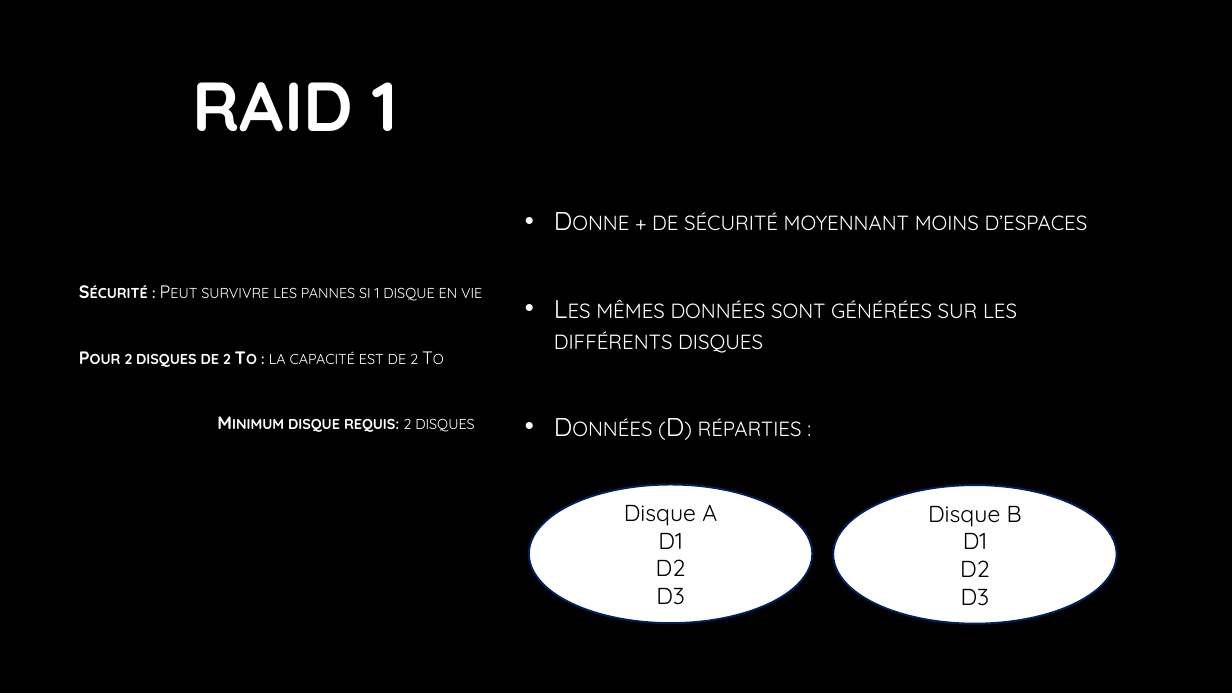
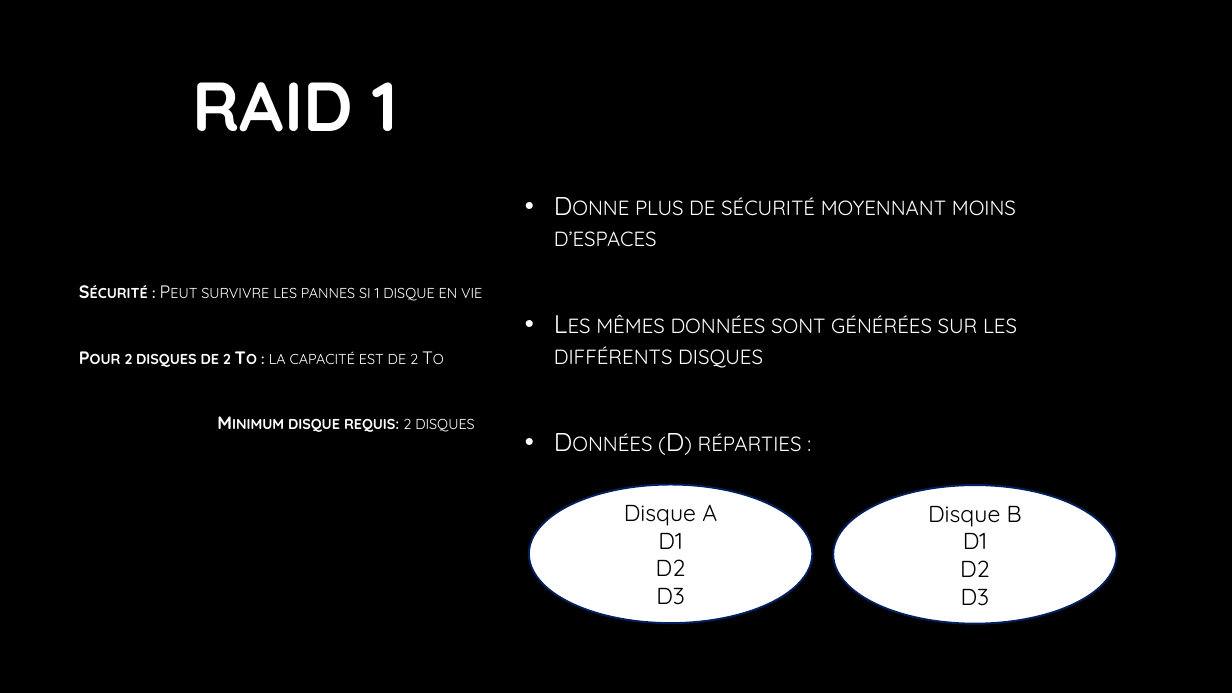
Before and after one commit to L0uigi/Cegep-2026-27, a slide deck: slide 3 of Outils et Materiels/Cartes éclair sur le RAID.pptx (slide 4 before the commit). Drawn at 1232x693 pixels with LibreOffice and Linux fonts; fonts in the diff are those of the drawing; background and template pictures are left out. Boxes give left, top, right and bottom in pixels: in the first picture for what was removed or moved away, otherwise in the second. Text is boxed around its words. In the diff, an @@ line names an element or a change of style, - is before the commit and + after.

```diff
--- a/Outils et Materiels/Cartes éclair sur le RAID.pptx
+++ b/Outils et Materiels/Cartes éclair sur le RAID.pptx
@@ text at (554, 197, 1016, 247): text changed @@
-• Donne + de sécurité moyennant moins d’espaces
+• Donne plus de sécurité moyennant moins d’espaces
```
Also in this commit, not shown: 2 other slides changed, 3 slides added, 5 slides removed, 1 other file.
